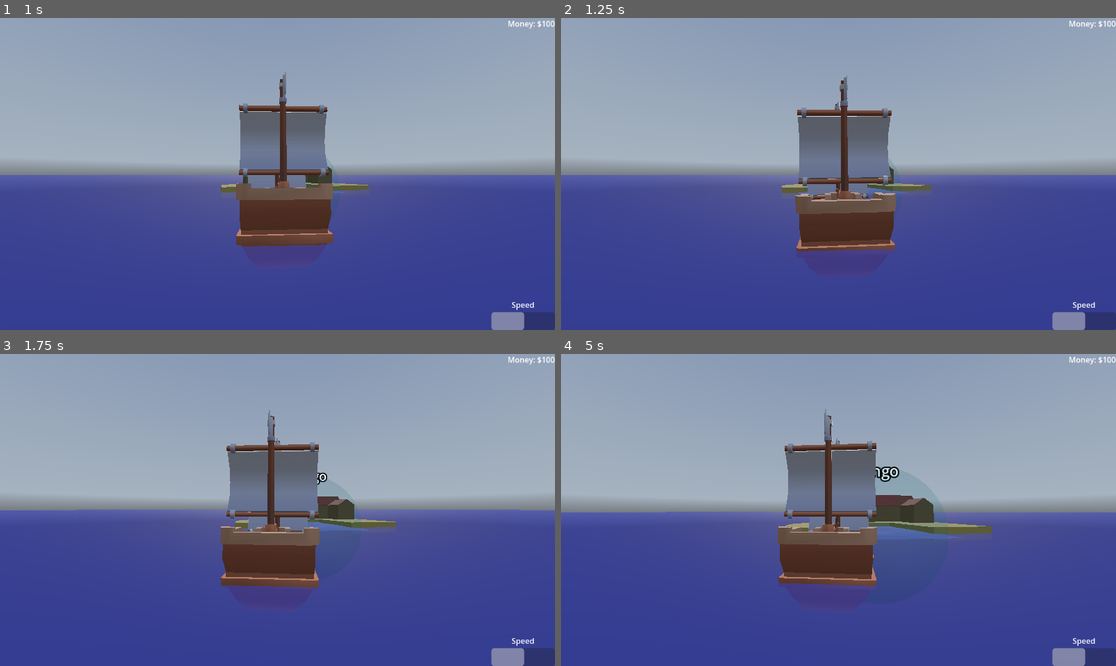
Above: before the commit, frames 1-4 (two rows, left to right).
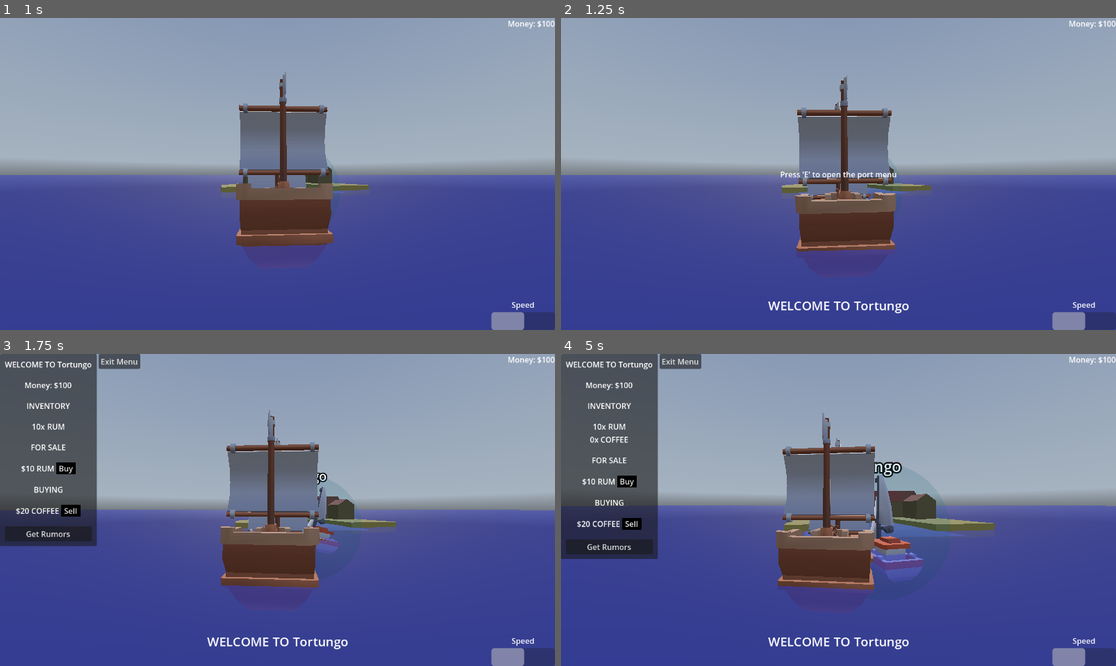
Above: after the commit, the same moments.

Repository: josephshell/UnnamedSailingGame
Game: Godot game, scene res://scenes/Main.tscn
Same seed, same stepped clock (60 frames per second), same inputs: the game is played once before the commit and once after it. A sky picture missing from this copy of the repository is replaced by a grey-blue gradient.
Inputs (mouse positions are in pixels of both pictures, inside the frame that each line leads up to):
- Up to frame 1 (1 s): move the mouse to (305, 174) at 0.52 s; hold W (move_forward) from 0.53 s (still down); hold E (interact) from 0.53 s (still down); tap Space (jump) at 0.77 s
- Up to frame 2 (1.25 s): keep holding W (move_forward); keep holding E (interact)
- Up to frame 3 (1.75 s): keep holding W (move_forward); move the mouse to (249, 510) at 1.27 s; release E (interact) at 1.28 s; tap E (interact) at 1.35 s; tap Space (jump) at 1.52 s
- Up to frame 4 (5 s): keep holding W (move_forward); move the mouse to (849, 503) at 2.02 s; hold E (interact) 2.03-2.78 s; move the mouse to (832, 516) at 2.77 s; tap E (interact) at 2.85, 4.35 s; tap Space (jump) at 3.02, 3.77, 4.52 s; move the mouse to (877, 513) at 3.52 s; hold E (interact) 3.53-4.28 s; move the mouse to (794, 506) at 4.27 s

Frame 1 is identical in both runs. In frame 2, 0.6% of the frame differs, in the area x 37-63%, y 49-95%; in frame 3, 12%; in frame 4, 19%, in the area x 0-100%, y 0-95%.

Commit message:
Added a non-functional boat and extracted movement stats into the boats

Diff:
--- a/scenes/Main.tscn
+++ b/scenes/Main.tscn
@@ -13,6 +13,7 @@
 [ext_resource type="PackedScene" uid="uid://ctlsw56iex0xt" path="res://scenes/player/player_hud.tscn" id="9_q8u5g"]
 [ext_resource type="Texture2D" uid="uid://cufbqx1wb1ke7" path="res://Assets/skybox/AllSkyFree_Sky_EpicBlueSunset_Equirect.png" id="11_wp0k4"]
 [ext_resource type="PackedScene" uid="uid://b6g1ukffxpx5a" path="res://scenes/trade/wharf/wharf.tscn" id="13_qmy6f"]
+[ext_resource type="PackedScene" uid="uid://c278o361p2bb3" path="res://scenes/boat/boat2.tscn" id="14_mwfav"]
 
 [sub_resource type="StandardMaterial3D" id="StandardMaterial3D_etftv"]
 transparency = 1
@@ -49,7 +50,6 @@
 [node name="MovementComponent" type="Node" parent="." unique_id=2013110661]
 unique_name_in_owner = true
 script = ExtResource("4_rcedf")
-turning_torque = 100.0
 metadata/_custom_type_script = "uid://c1xlsw4e8yell"
 
 [node name="CameraController" type="Node" parent="." unique_id=1466040527 node_paths=PackedStringArray("character", "camera")]
@@ -212,6 +212,9 @@
 environment = SubResource("Environment_mwfav")
 camera_attributes = SubResource("CameraAttributesPractical_3p2gp")
 
+[node name="Boat2" parent="." unique_id=465670974 instance=ExtResource("14_mwfav")]
+transform = Transform3D(0.9925844, 0.12155752, 0, -0.12155752, 0.9925844, 0, 0, 0, 1, 91.13225, 11.496674, 38.687912)
+
 [connection signal="backwards_pressed" from="InputComponent" to="." method="_on_input_component_backwards_pressed"]
 [connection signal="exit_pressed" from="InputComponent" to="." method="_on_input_component_exit_pressed"]
 [connection signal="forwards_pressed" from="InputComponent" to="." method="_on_input_component_forwards_pressed"]
--- a/scenes/boat/boat.gd
+++ b/scenes/boat/boat.gd
@@ -2,6 +2,7 @@
 
 @export var water_drag: float = 0.05
 @export var water_angular_drag: float = 0.05
+@export var movement_characteristics: MovementCharacteristics
 
 var is_submerged: bool = false
 
--- a/scenes/boat/boat.tscn
+++ b/scenes/boat/boat.tscn
@@ -4,6 +4,7 @@
 [ext_resource type="Script" uid="uid://duo4rg3igxprv" path="res://scenes/float/float_component.gd" id="2_8s4rw"]
 [ext_resource type="Script" uid="uid://ej7dgddrftdw" path="res://scenes/float/buoy.gd" id="3_fjqcs"]
 [ext_resource type="PackedScene" uid="uid://y06tx66edpwx" path="res://Assets/boat/ship-large.fbx" id="4_1mvpx"]
+[ext_resource type="Script" uid="uid://n0d4t1f6ey7k" path="res://scenes/boat/movement_characteristics.gd" id="5_dr53j"]
 
 [sub_resource type="BoxShape3D" id="BoxShape3D_7boo4"]
 size = Vector3(8.72583, 1, 15.212761)
@@ -26,11 +27,12 @@
 [sub_resource type="SphereShape3D" id="SphereShape3D_wqivs"]
 radius = 15.0
 
-[node name="Boat" type="RigidBody3D" unique_id=652707839]
+[node name="Boat" type="RigidBody3D" unique_id=652707839 node_paths=PackedStringArray("movement_characteristics")]
 gravity_scale = 0.0
 center_of_mass_mode = 1
 center_of_mass = Vector3(0, -2, 0)
 script = ExtResource("1_51e06")
+movement_characteristics = NodePath("MovementCharacteristics")
 metadata/_custom_type_script = "uid://bf068gmbjqsqk"
 
 [node name="FloatComponent" type="Node3D" parent="." unique_id=1317879653 node_paths=PackedStringArray("floatable", "buoys")]
@@ -94,3 +96,8 @@
 [node name="CollisionShape3D" type="CollisionShape3D" parent="SenseArea" unique_id=1483282285]
 transform = Transform3D(1, 0, 0, 0, 1, 0, 0, 0, 1, 0, 8.188936, -1.0708432)
 shape = SubResource("SphereShape3D_wqivs")
+
+[node name="MovementCharacteristics" type="Node" parent="." unique_id=389231384]
+script = ExtResource("5_dr53j")
+turning_torque = 100.0
+metadata/_custom_type_script = "uid://n0d4t1f6ey7k"
--- /dev/null
+++ b/scenes/boat/boat2.tscn
@@ -0,0 +1,67 @@
+[gd_scene format=3 uid="uid://c278o361p2bb3"]
+
+[ext_resource type="Script" uid="uid://bf068gmbjqsqk" path="res://scenes/boat/boat.gd" id="1_6eetj"]
+[ext_resource type="Script" uid="uid://duo4rg3igxprv" path="res://scenes/float/float_component.gd" id="2_ekgag"]
+[ext_resource type="Script" uid="uid://ej7dgddrftdw" path="res://scenes/float/buoy.gd" id="3_uou8c"]
+[ext_resource type="PackedScene" uid="uid://241ovsl6q5bq" path="res://Assets/boat2/boat-sail-a.fbx" id="4_6eetj"]
+[ext_resource type="Script" uid="uid://n0d4t1f6ey7k" path="res://scenes/boat/movement_characteristics.gd" id="5_ekgag"]
+
+[sub_resource type="BoxShape3D" id="BoxShape3D_7boo4"]
+size = Vector3(5.798279, 1, 12.225615)
+
+[sub_resource type="SphereShape3D" id="SphereShape3D_wqivs"]
+radius = 10.89
+
+[node name="Boat2" type="RigidBody3D" unique_id=652707839 node_paths=PackedStringArray("movement_characteristics")]
+gravity_scale = 0.0
+center_of_mass_mode = 1
+center_of_mass = Vector3(0, -2, 0)
+script = ExtResource("1_6eetj")
+movement_characteristics = NodePath("MovementCharacteristics")
+metadata/_custom_type_script = "uid://bf068gmbjqsqk"
+
+[node name="FloatComponent" type="Node3D" parent="." unique_id=1317879653 node_paths=PackedStringArray("floatable", "buoys")]
+script = ExtResource("2_ekgag")
+floatable = NodePath("..")
+buoys = [NodePath("Buoy"), NodePath("Buoy2"), NodePath("Buoy3"), NodePath("Buoy4")]
+metadata/_custom_type_script = "uid://duo4rg3igxprv"
+
+[node name="Buoy" type="Node3D" parent="FloatComponent" unique_id=1292990185]
+transform = Transform3D(1, 0, 0, 0, 1, 0, 0, 0, 1, -3.54876, 2.3452673, 5.2074323)
+script = ExtResource("3_uou8c")
+metadata/_custom_type_script = "uid://ej7dgddrftdw"
+
+[node name="Buoy2" type="Node3D" parent="FloatComponent" unique_id=1354272376]
+transform = Transform3D(1, 0, 0, 0, 1, 0, 0, 0, 1, 3.7884178, 2.3452673, 5.1823606)
+script = ExtResource("3_uou8c")
+metadata/_custom_type_script = "uid://ej7dgddrftdw"
+
+[node name="Buoy3" type="Node3D" parent="FloatComponent" unique_id=1215163191]
+transform = Transform3D(1, 0, 0, 0, 1, 0, 0, 0, 1, -3.778699, 2.3452673, -6.229096)
+script = ExtResource("3_uou8c")
+metadata/_custom_type_script = "uid://ej7dgddrftdw"
+
+[node name="Buoy4" type="Node3D" parent="FloatComponent" unique_id=2133113339]
+transform = Transform3D(1, 0, 0, 0, 1, 0, 0, 0, 1, 3.8819003, 2.3452673, -6.5111117)
+script = ExtResource("3_uou8c")
+metadata/_custom_type_script = "uid://ej7dgddrftdw"
+
+[node name="FbxModel" parent="." unique_id=192347199 instance=ExtResource("4_6eetj")]
+transform = Transform3D(3.34, 0, 0, 0, 3.34, 0, 0, 0, 3.34, 0, 0, 0)
+
+[node name="CollisionShapeDivider" type="Node" parent="." unique_id=88533179]
+
+[node name="MainDeck" type="CollisionShape3D" parent="." unique_id=1874838035]
+transform = Transform3D(1, 0, 0, 0, 1, 0, 0, 0, 1, -0.00015068054, 2.5409112, 0.3143139)
+shape = SubResource("BoxShape3D_7boo4")
+
+[node name="SenseArea" type="Area3D" parent="." unique_id=83193780 groups=["player"]]
+unique_name_in_owner = true
+
+[node name="CollisionShape3D" type="CollisionShape3D" parent="SenseArea" unique_id=1483282285]
+transform = Transform3D(1, 0, 0, 0, 1, 0, 0, 0, 1, 0, 8.188936, -1.0708432)
+shape = SubResource("SphereShape3D_wqivs")
+
+[node name="MovementCharacteristics" type="Node" parent="." unique_id=491809945]
+script = ExtResource("5_ekgag")
+metadata/_custom_type_script = "uid://n0d4t1f6ey7k"
--- a/scenes/boat/king_boat.tscn
+++ /dev/null
@@ -1,40 +0,0 @@
-[gd_scene format=3 uid="uid://cahbshpocpxnw"]
-
-[ext_resource type="Script" uid="uid://bf068gmbjqsqk" path="res://buoyancy/boat/boat.gd" id="1_trh1f"]
-[ext_resource type="Script" uid="uid://ej7dgddrftdw" path="res://buoyancy/float/buoy.gd" id="2_lcdja"]
-[ext_resource type="PackedScene" uid="uid://cujrsiolt2l3" path="res://Assets/boat/king_of_red_lions.fbx" id="3_lcdja"]
-
-[sub_resource type="BoxShape3D" id="BoxShape3D_wykf8"]
-
-[node name="KingBoat" type="RigidBody3D" unique_id=652707839]
-gravity_scale = 0.0
-center_of_mass_mode = 1
-center_of_mass = Vector3(0, -2, 0)
-script = ExtResource("1_trh1f")
-float_force = 1.0
-metadata/_custom_type_script = "uid://bf068gmbjqsqk"
-
-[node name="Buoy" type="Node3D" parent="." unique_id=1292990185]
-transform = Transform3D(1, 0, 0, 0, 1, 0, 0, 0, 1, -0.65032244, -0.28187817, 1.007691)
-script = ExtResource("2_lcdja")
-metadata/_custom_type_script = "uid://ej7dgddrftdw"
-
-[node name="Buoy2" type="Node3D" parent="." unique_id=1354272376]
-transform = Transform3D(1, 0, 0, 0, 1, 0, 0, 0, 1, 0.64647865, -0.28187817, 0.96172893)
-script = ExtResource("2_lcdja")
-metadata/_custom_type_script = "uid://ej7dgddrftdw"
-
-[node name="Buoy3" type="Node3D" parent="." unique_id=1215163191]
-transform = Transform3D(1, 0, 0, 0, 1, 0, 0, 0, 1, -0.700099, -0.28187817, -1.267178)
-script = ExtResource("2_lcdja")
-metadata/_custom_type_script = "uid://ej7dgddrftdw"
-
-[node name="Buoy4" type="Node3D" parent="." unique_id=2133113339]
-transform = Transform3D(1, 0, 0, 0, 1, 0, 0, 0, 1, 0.69817877, -0.28187817, -1.2834517)
-script = ExtResource("2_lcdja")
-metadata/_custom_type_script = "uid://ej7dgddrftdw"
-
-[node name="CollisionShape3D" type="CollisionShape3D" parent="." unique_id=489949445]
-shape = SubResource("BoxShape3D_wykf8")
-
-[node name="king_of_red_lions" parent="." unique_id=746190683 instance=ExtResource("3_lcdja")]
--- /dev/null
+++ b/scenes/boat/movement_characteristics.gd
@@ -0,0 +1,18 @@
+class_name MovementCharacteristics extends Node
+
+## The torque force applied to the ship when the wheel is turned
+@export var turning_torque: float = 1.0
+## The maximum speed in radians per second that the ship may turn
+@export var max_turning_speed: float = TAU / 10
+## The speed that the ship's wheel will turn when actively changing direction
+@export var turning_speed: float = 0.01
+## The speed that the ship's wheel will return to zero turn when controls are released
+@export var turning_drift: float = 0.01
+@export var speed_reverse: float = 5.0
+@export var acceleration_reverse: float = 20.0
+@export var speed_low: float = 5.0
+@export var acceleration_low: float = 20.0
+@export var speed_medium: float = 8.0
+@export var acceleration_medium: float = 30.0
+@export var speed_fast: float = 13.0
+@export var acceleration_fast: float = 50.0
--- a/scenes/player/movement_component.gd
+++ b/scenes/player/movement_component.gd
@@ -1,21 +1,4 @@
 class_name MovementComponent extends Node
-
-## The torque force applied to the ship when the wheel is turned
-@export var turning_torque: float = 1.0
-## The maximum speed in radians per second that the ship may turn
-@export var max_turning_speed: float = TAU / 10
-## The speed that the ship's wheel will turn when actively changing direction
-@export var turning_speed: float = 0.01
-## The speed that the ship's wheel will return to zero turn when controls are released
-@export var turning_drift: float = 0.01
-@export var speed_reverse: float = 5.0
-@export var acceleration_reverse: float = 20.0
-@export var speed_low: float = 5.0
-@export var acceleration_low: float = 20.0
-@export var speed_medium: float = 8.0
-@export var acceleration_medium: float = 30.0
-@export var speed_fast: float = 13.0
-@export var acceleration_fast: float = 50.0
 
 var _speed_by_mode: Dictionary[SpeedMode, float] = {}
 var _acceleration_by_mode: Dictionary[SpeedMode, float] = {}
@@ -26,19 +9,21 @@
 ## and decreases slowly
 var _current_turn_amount: float = 0
 
-var boat: Boat
+@onready var boat: Boat = %Boat
 
 func _ready():
+	await boat.ready
+	var stats = boat.movement_characteristics
 	_speed_by_mode[SpeedMode.NONE] = 0.0
-	_speed_by_mode[SpeedMode.REVERSE] = speed_reverse
-	_speed_by_mode[SpeedMode.LOW] = speed_low
-	_speed_by_mode[SpeedMode.MEDIUM] = speed_medium
-	_speed_by_mode[SpeedMode.FAST] = speed_fast
+	_speed_by_mode[SpeedMode.REVERSE] = stats.speed_reverse
+	_speed_by_mode[SpeedMode.LOW] = stats.speed_low
+	_speed_by_mode[SpeedMode.MEDIUM] = stats.speed_medium
+	_speed_by_mode[SpeedMode.FAST] = stats.speed_fast
 	_acceleration_by_mode[SpeedMode.NONE] = 0.0
-	_acceleration_by_mode[SpeedMode.REVERSE] = acceleration_reverse
-	_acceleration_by_mode[SpeedMode.LOW] = acceleration_low
-	_acceleration_by_mode[SpeedMode.MEDIUM] = acceleration_medium
-	_acceleration_by_mode[SpeedMode.FAST] = acceleration_fast
+	_acceleration_by_mode[SpeedMode.REVERSE] = stats.acceleration_reverse
+	_acceleration_by_mode[SpeedMode.LOW] = stats.acceleration_low
+	_acceleration_by_mode[SpeedMode.MEDIUM] = stats.acceleration_medium
+	_acceleration_by_mode[SpeedMode.FAST] = stats.acceleration_fast
 
 
 func _physics_process(_delta):
@@ -71,11 +56,11 @@
 	var turn_amount := 0.0
 	if turn_input == 0.0 and abs(_current_turn_amount) > 0.1:
 		var direction_to_zero_turn = -sign(_current_turn_amount)
-		turn_amount = turning_drift * direction_to_zero_turn
+		turn_amount = boat.movement_characteristics.turning_drift * direction_to_zero_turn
 	else:
-		turn_amount = turning_speed * turn_input
+		turn_amount = boat.movement_characteristics.turning_speed * turn_input
 
-	_current_turn_amount = clampf(_current_turn_amount + turn_amount, -max_turning_speed, max_turning_speed)
+	_current_turn_amount = clampf(_current_turn_amount + turn_amount, -boat.movement_characteristics.max_turning_speed, boat.movement_characteristics.max_turning_speed)
 
 func _handle_turning():
 	var boat_speed = boat.linear_velocity.length()
@@ -85,9 +70,9 @@
 		var is_moving_backwards = dot_product > 0.1
 		var torque_based_on_dir: float
 		if is_moving_backwards:
-			torque_based_on_dir = turning_torque
+			torque_based_on_dir = boat.movement_characteristics.turning_torque
 		else:
-			torque_based_on_dir = -turning_torque
+			torque_based_on_dir = -boat.movement_characteristics.turning_torque
 		boat.apply_torque(Vector3(0, _current_turn_amount * torque_based_on_dir * linear_turn_capability, 0))
 
 enum SpeedMode {
Binary file added: Assets/boat2/Textures/colormap.png
Not shown, added: Assets/boat2/Textures/colormap.png.import
Binary file added: Assets/boat2/boat-sail-a.fbx
Not shown, added: Assets/boat2/boat-sail-a.fbx.import
Not shown, added: scenes/boat/movement_characteristics.gd.uid
